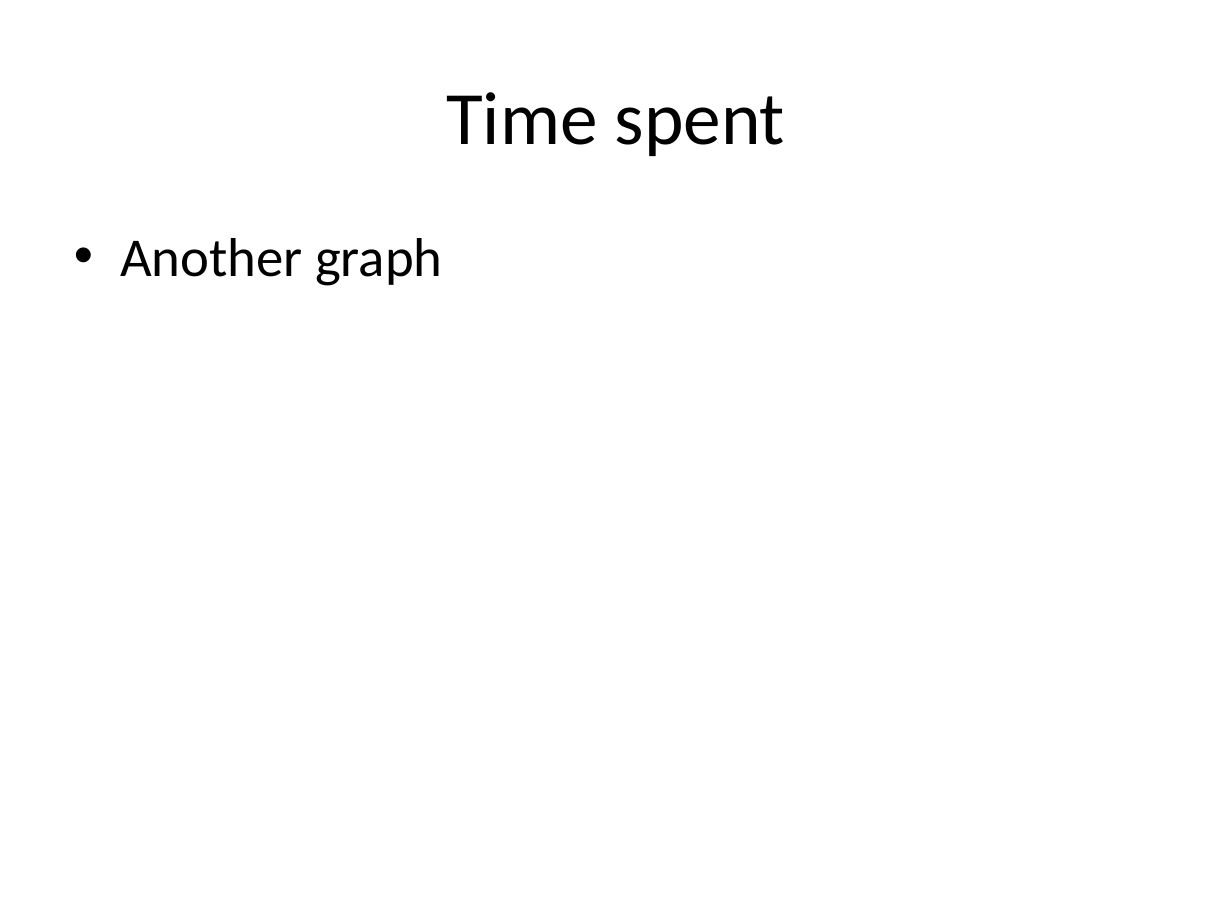
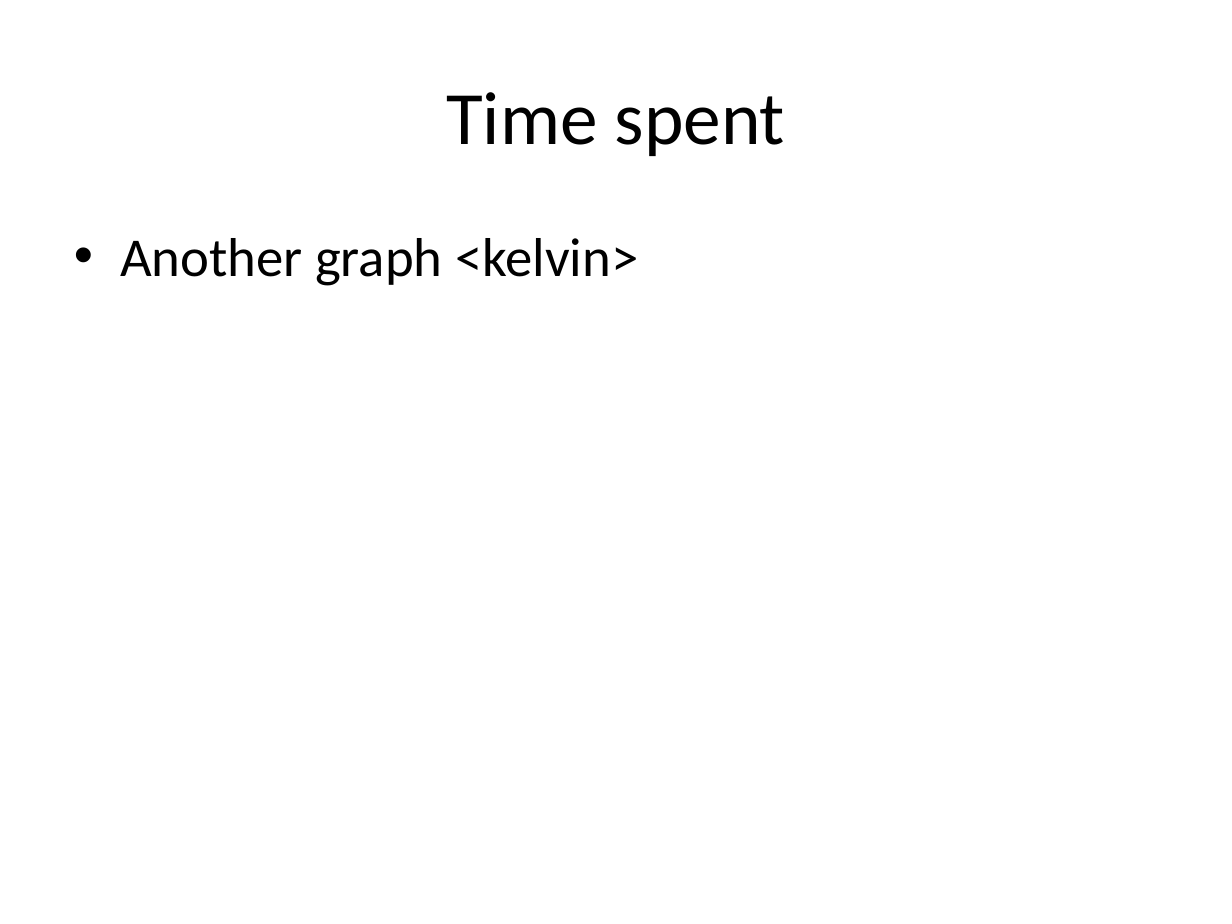
Before and after one commit to edderick/RunwayRedeclaration, a slide deck: slide 9 of doc/D2/Slides.pptx. Drawn at 1232x924 pixels with LibreOffice and Linux fonts; fonts in the diff are those of the drawing. Boxes give left, top, right and bottom in pixels: in the first picture for what was removed or moved away, otherwise in the second. Text is boxed around its words. In the diff, an @@ line names an element or a change of style, - is before the commit and + after.

```diff
--- a/doc/D2/Slides.pptx
+++ b/doc/D2/Slides.pptx
@@ text at (120, 238, 638, 286): text changed @@
-• Another graph
+• Another graph <kelvin>
```
Also in this commit, not shown: 3 other slides changed.
